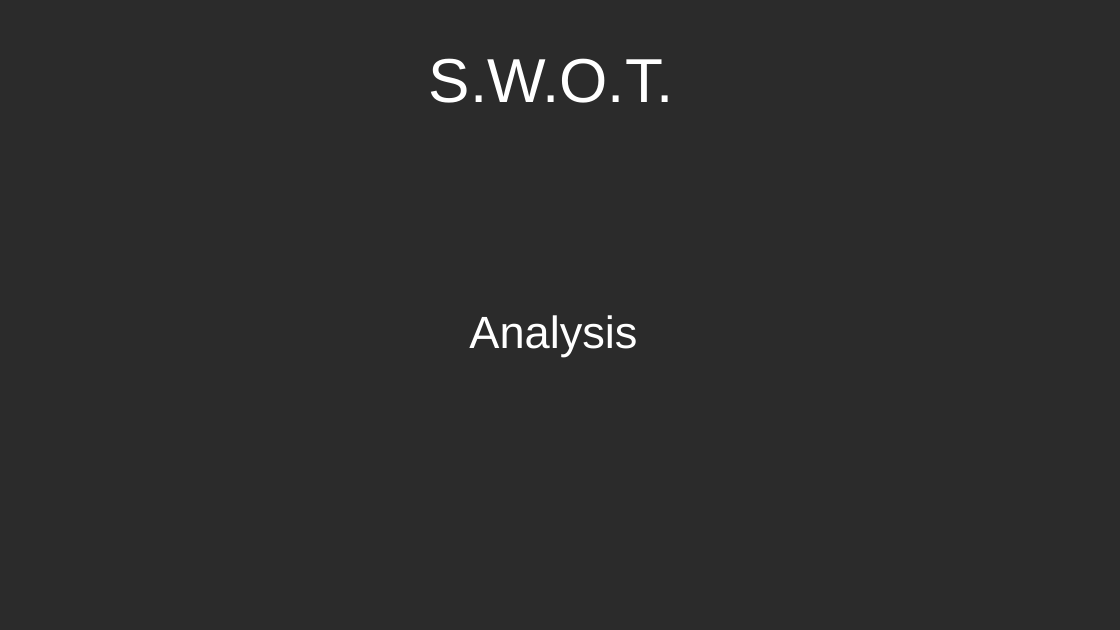
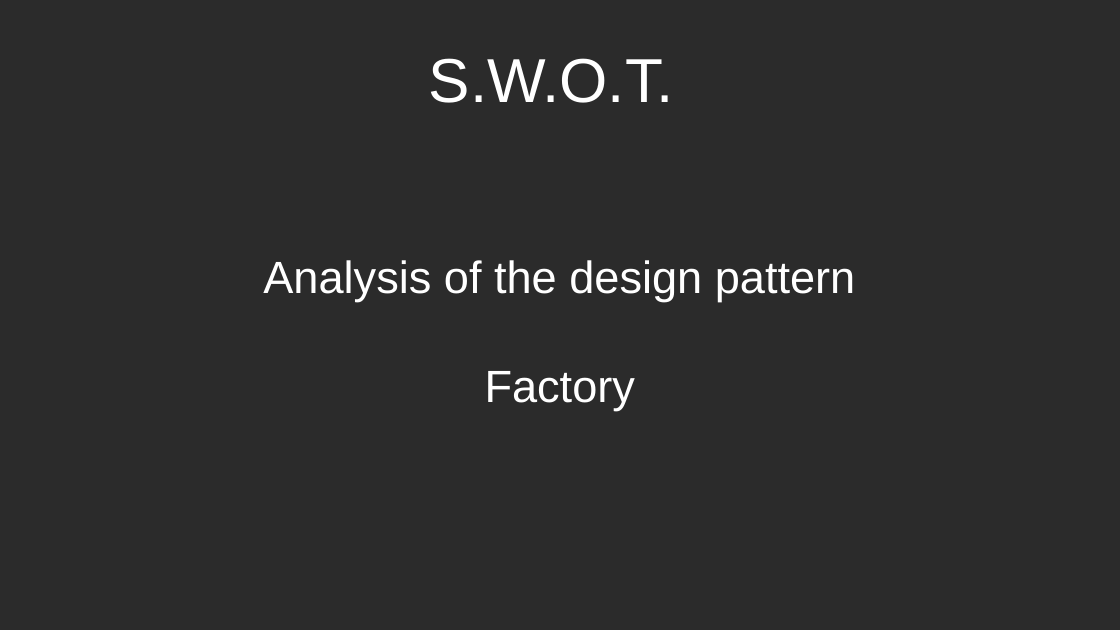
Before and after one commit to RayAndrade/JavaScriptStudy, a slide deck: slide 1 of Creational/Factory/swot.odp. Drawn at 1120x630 pixels with LibreOffice and Linux fonts; fonts in the diff are those of the drawing; background and template pictures are left out; a plain dark background stands for a picture behind light text. Boxes give left, top, right and bottom in pixels: in the first picture for what was removed or moved away, otherwise in the second. Text is boxed around its words. In the diff, an @@ line names an element or a change of style, - is before the commit and + after.

```diff
--- a/Creational/Factory/swot.odp
+++ b/Creational/Factory/swot.odp
@@ subtitle at [263,260,855,410]: text changed @@
-Analysis
+Analysis of the design pattern
+Factory
```
Also in this commit, not shown: 12 other slides changed, 48 other files.
